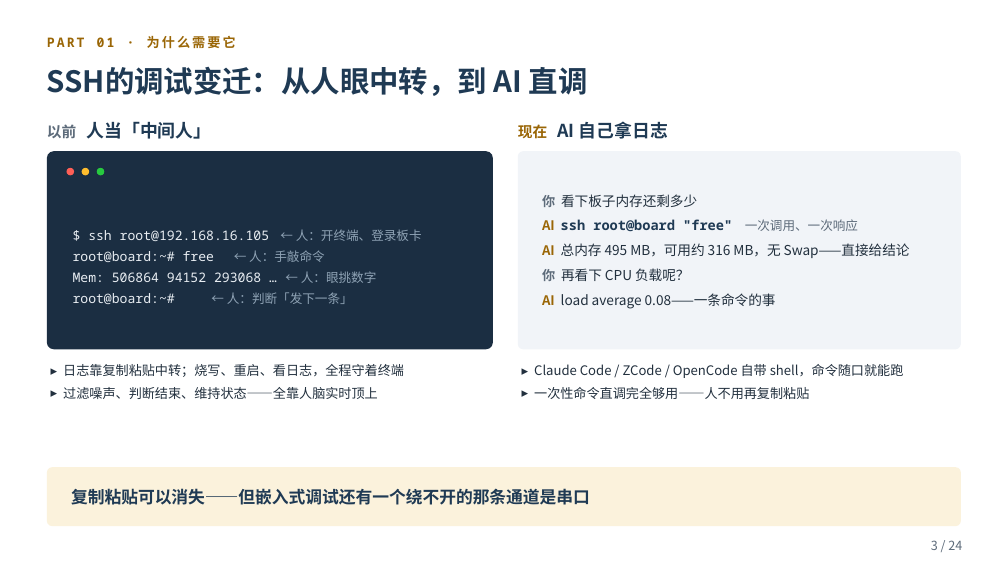
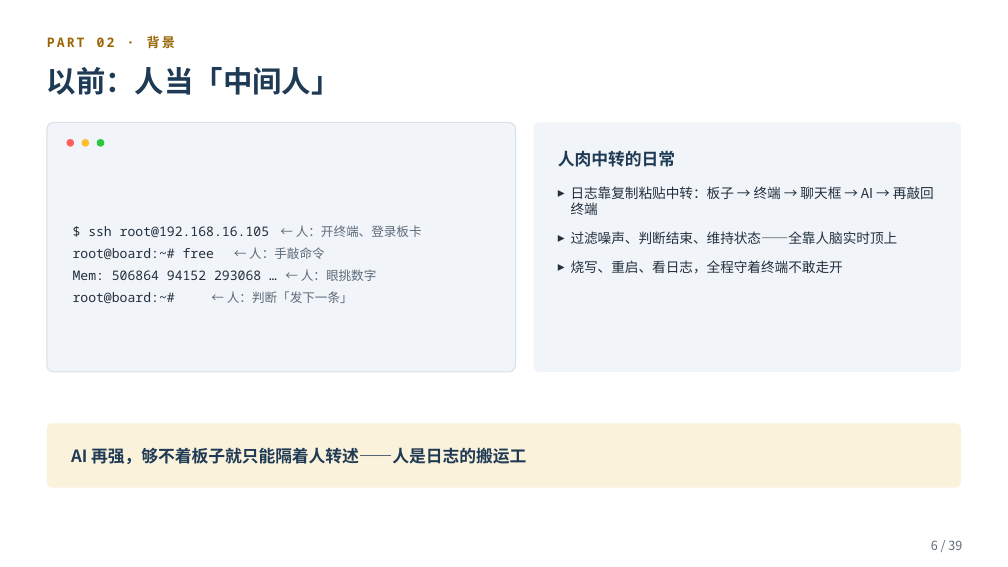
Before and after one commit to smk-h/embedded-mcp-toolkit, a slide deck: slide 6 of ppt/embedded-mcp-toolkit-项目介绍.pptx (slide 3 before the commit). Drawn at 1008x567 pixels with LibreOffice and Linux fonts; fonts in the diff are those of the drawing. Boxes give left, top, right and bottom in pixels: in the first picture for what was removed or moved away, otherwise in the second. Text is boxed around its words. In the diff, an @@ line names an element or a change of style, - is before the commit and + after.

```diff
--- a/ppt/embedded-mcp-toolkit-项目介绍.pptx
+++ b/ppt/embedded-mcp-toolkit-项目介绍.pptx
@@ text at bbox=[47, 36, 175, 48]: text changed @@
-PART 01 · 为什么需要它
+PART 02 · 背景
@@ text at bbox=[47, 67, 341, 95]: text changed; size 17 to 28 pt @@
-以前 人当「中间人」
+以前：人当「中间人」
@@ text removed at bbox=[47, 67, 588, 96] @@
-SSH的调试变迁：从人眼中转，到 AI 直调
@@ rounded rectangle: place and size @@
-rounded rectangle at bbox=[47, 151, 493, 349]
+rounded rectangle at bbox=[47, 123, 516, 372]
@@ rounded rectangle at bbox=[47, 123, 516, 372]: fill #1B2E42 to #F1F4F8; outline none to #D8E0E8 1 pt; proportions changed @@
@@ 3 ellipses: place and size @@
-3 ellipses at bbox=[67, 168, 104, 175]
+3 ellipses at bbox=[67, 139, 104, 147]
@@ text removed at bbox=[518, 121, 668, 139] @@
-现在 AI 自己拿日志
@@ rounded rectangle: place and size @@
-rounded rectangle at bbox=[518, 151, 961, 349]
+rounded rectangle at bbox=[534, 123, 961, 372]
@@ rounded rectangle at bbox=[534, 123, 961, 372]: proportions changed @@
@@ text "$ ssh root@192.168.16.105 ← 人：开终端、登录板卡" at bbox=[73, 225, 422, 303]: text colour #E8EDF2 to #22303E in "$ ssh root@192.168.16.105", "root@board:~# free", "Mem: 506864 94152 293068 …", "root@board:~#"; text colour #8FA3B5 to #5D6B7A in "← 人：开终端、登录板卡", "← 人：手敲命令", "← 人：眼挑数字", "← 人：判断「发下一条」"; more space between paragraphs @@
@@ text added at bbox=[558, 150, 675, 167], 16 pt, text #1F3A54, bold @@
+人肉中转的日常
@@ text removed at bbox=[542, 194, 910, 309] @@
-你 看下板子内存还剩多少
-AI ssh root@board "free" 一次调用、一次响应
-AI 总内存 495 MB，可用约 316 MB，无 Swap——直接给结论
-你 再看下 CPU 负载呢？
-AI load average 0.08——一条命令的事
@@ text "日志靠复制粘贴中转：板子 → 终端 → 聊天框 ...": place and size @@
-text "日志靠复制粘贴中转：板子 → 终端 → 聊天框 ..." at bbox=[63, 364, 404, 399]
+text "日志靠复制粘贴中转：板子 → 终端 → 聊天框 ..." at bbox=[571, 186, 934, 274]
@@ text at bbox=[571, 186, 934, 215]: text changed; size 12.5 to 13 pt @@
-▸ 日志靠复制粘贴中转；烧写、重启、看日志，全程守着终端
+▸ 日志靠复制粘贴中转：板子 → 终端 → 聊天框 → AI → 再敲回终端
@@ text at bbox=[571, 231, 898, 244]: size 12.5 to 13 pt in "过滤噪声、判断结束、维持状态——全靠人脑实时顶上"; more space between paragraphs @@
@@ text at bbox=[571, 260, 843, 274]: paragraph added @@
+▸ 烧写、重启、看日志，全程守着终端不敢走开
@@ text removed at bbox=[534, 364, 904, 399] @@
-▸ Claude Code / ZCode / OpenCode 自带 shell，命令随口就能跑
-▸ 一次性命令直调完全够用——人不用再复制粘贴
@@ rounded rectangle at bbox=[47, 423, 961, 488]: proportions changed @@
@@ rounded rectangle: place and size @@
-rounded rectangle at bbox=[47, 467, 961, 526]
+rounded rectangle at bbox=[47, 423, 961, 488]
@@ text added at bbox=[71, 447, 526, 464], 16 pt, text #1F3A54, bold @@
+AI 再强，够不着板子就只能隔着人转述——人是日志的搬运工
@@ text removed at bbox=[71, 488, 590, 505] @@
-复制粘贴可以消失——但嵌入式调试还有一个绕不开的那条通道是串口
@@ text at bbox=[931, 540, 962, 550]: text changed @@
-3 / 24
+6 / 39
```
Also in this commit, not shown: 16 other slides changed, 22 slides added, 7 slides removed, 2 other files.
